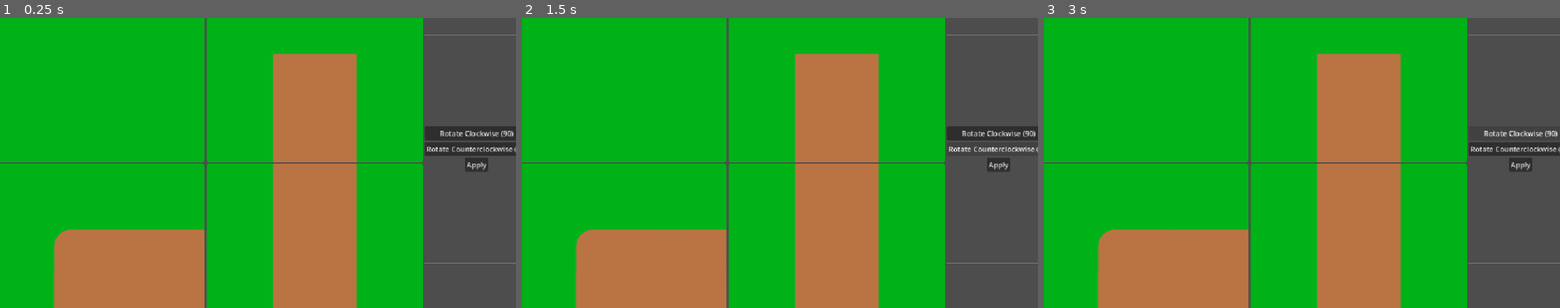
Above: before the commit, frames 1-3 (left to right).
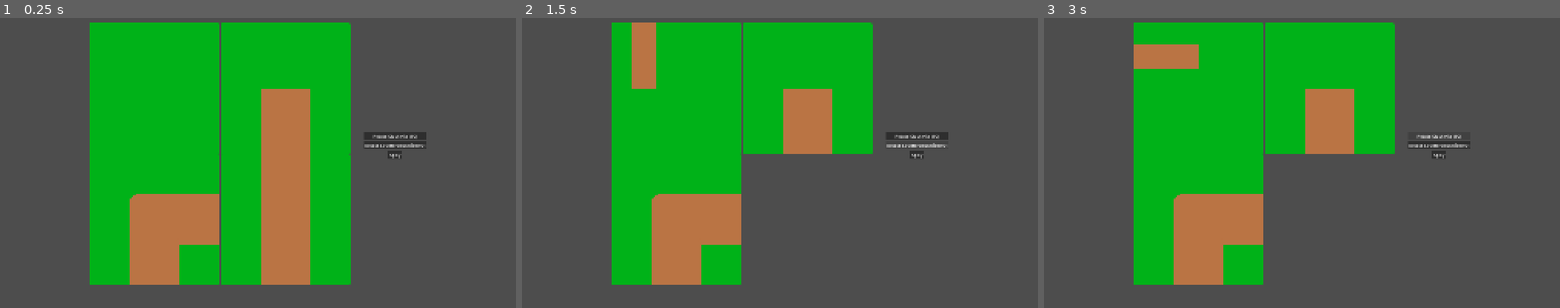
Above: after the commit, the same moments.

Repository: anaissnow/super-serious-spin-to-win
Game: Godot game, scene res://scenes/test_level.tscn
Two runs of this game, one before a commit and one after it. Both use one fixed random seed, a clock stepped at 60 frames per second and the inputs below.
Inputs:
- Up to frame 1 (0.25 s): no input
- Up to frame 2 (1.5 s): click "Rotate Clockwise (90)" at 0.5 s; click "Rotate Counterclockwise (90)" at 1.25 s
- Up to frame 3 (3 s): click "Apply" at 2 s; click "Rotate Clockwise (90)" at 2.75 s

The runs differ from the first frame. In frame 1, 52% of the frame differs, in the area x 0-100%, y 0-100%; in frame 2, 59%; in frame 3, 59%.

Commit message:
rotation code
the rotation code works but the size and position of the tiles need tweaking

Diff:
--- a/rotation-tile-puzzle/project.godot
+++ b/rotation-tile-puzzle/project.godot
@@ -17,6 +17,8 @@
 
 [display]
 
+window/size/viewport_width=1920
+window/size/viewport_height=1080
 window/stretch/mode="canvas_items"
 window/stretch/aspect="expand"
 
--- a/rotation-tile-puzzle/scenes/straight_path.tscn
+++ b/rotation-tile-puzzle/scenes/straight_path.tscn
@@ -1,6 +1,7 @@
 [gd_scene format=3 uid="uid://dj2x3hntauhrq"]
 
 [ext_resource type="Texture2D" uid="uid://lvpefuq7ur2c" path="res://assets/map tiles/straight path.svg" id="1_3wbhj"]
+[ext_resource type="Script" uid="uid://bnjfuxqh86fij" path="res://scripts/straight_path.gd" id="2_w6itl"]
 
 [sub_resource type="Animation" id="Animation_3wbhj"]
 length = 0.001
@@ -77,7 +78,7 @@
 "times": PackedFloat32Array(0),
 "transitions": PackedFloat32Array(1),
 "update": 0,
-"values": [Vector2(0.15, 0.15)]
+"values": [Vector2(0.5, 0.5)]
 }
 
 [sub_resource type="Animation" id="Animation_tgw42"]
@@ -92,7 +93,7 @@
 "times": PackedFloat32Array(0),
 "transitions": PackedFloat32Array(1),
 "update": 0,
-"values": [Vector2(73, -9.536743e-07)]
+"values": [Vector2(242, 0)]
 }
 tracks/1/type = "value"
 tracks/1/imported = false
@@ -116,7 +117,7 @@
 "times": PackedFloat32Array(0),
 "transitions": PackedFloat32Array(1),
 "update": 0,
-"values": [Vector2(0.15, 0.15)]
+"values": [Vector2(0.5, 0.5)]
 }
 
 [sub_resource type="AnimationLibrary" id="AnimationLibrary_l2pkw"]
@@ -131,6 +132,7 @@
 offset_bottom = 484.0
 scale = Vector2(0.5, 0.5)
 texture = ExtResource("1_3wbhj")
+script = ExtResource("2_w6itl")
 
 [node name="AnimationPlayer" type="AnimationPlayer" parent="." unique_id=50617061]
 libraries/ = SubResource("AnimationLibrary_l2pkw")
--- a/rotation-tile-puzzle/scenes/test_level.tscn
+++ b/rotation-tile-puzzle/scenes/test_level.tscn
@@ -6,17 +6,21 @@
 [ext_resource type="PackedScene" uid="uid://c4strr6kxq2su" path="res://scenes/dead_end.tscn" id="4_88ety"]
 [ext_resource type="PackedScene" uid="uid://b20fovuftfcl1" path="res://scenes/grass.tscn" id="5_ahbqi"]
 
+[sub_resource type="StyleBoxEmpty" id="StyleBoxEmpty_tmr53"]
+
 [node name="TestLevel" type="Node" unique_id=366816370]
 script = ExtResource("1_2venv")
 
 [node name="MarginContainer" type="MarginContainer" parent="." unique_id=1517229500]
-anchors_preset = 15
-anchor_right = 1.0
-anchor_bottom = 1.0
-offset_left = -48.5
-offset_top = -182.0
-offset_right = 48.5
-offset_bottom = 182.0
+anchors_preset = 8
+anchor_left = 0.5
+anchor_top = 0.5
+anchor_right = 0.5
+anchor_bottom = 0.5
+offset_left = -960.0
+offset_top = -540.0
+offset_right = 960.0
+offset_bottom = 540.0
 grow_horizontal = 2
 grow_vertical = 2
 theme_override_constants/margin_left = 20
@@ -27,6 +31,7 @@
 [node name="HBoxContainer" type="HBoxContainer" parent="MarginContainer" unique_id=1390426445]
 custom_minimum_size = Vector2(400, 400)
 layout_mode = 2
+theme_override_constants/separation = 50
 alignment = 1
 
 [node name="GridContainer" type="GridContainer" parent="MarginContainer/HBoxContainer" unique_id=1238169624]
@@ -52,6 +57,7 @@
 [node name="HSeparator" type="HSeparator" parent="MarginContainer/HBoxContainer/VBoxContainer" unique_id=280539783]
 layout_mode = 2
 theme_override_constants/separation = 400
+theme_override_styles/separator = SubResource("StyleBoxEmpty_tmr53")
 
 [node name="Rotate clockwise" type="Button" parent="MarginContainer/HBoxContainer/VBoxContainer" unique_id=811067510]
 layout_mode = 2
@@ -69,6 +75,7 @@
 [node name="HSeparator2" type="HSeparator" parent="MarginContainer/HBoxContainer/VBoxContainer" unique_id=1075657149]
 layout_mode = 2
 theme_override_constants/separation = 400
+theme_override_styles/separator = SubResource("StyleBoxEmpty_tmr53")
 
 [connection signal="pressed" from="MarginContainer/HBoxContainer/VBoxContainer/Rotate clockwise" to="." method="_on_rotate_clockwise_pressed"]
 [connection signal="pressed" from="MarginContainer/HBoxContainer/VBoxContainer/Rotate counterclockwise" to="." method="_on_rotate_counterclockwise_pressed"]
--- /dev/null
+++ b/rotation-tile-puzzle/scripts/straight_path.gd
@@ -0,0 +1,15 @@
+extends TextureRect
+
+@onready var animation_player: AnimationPlayer = $AnimationPlayer
+
+func rotate_zero():
+	animation_player.play("rotation 0")
+
+func rotate_ninety():
+	animation_player.play("rotation 90")
+
+func rotate_anticlockwise_zero():
+	animation_player.play_backwards("rotation 0")
+
+func rotate_anticlockwise_ninety():
+	animation_player.play_backwards("rotation 90")
--- a/rotation-tile-puzzle/scripts/test_level.gd
+++ b/rotation-tile-puzzle/scripts/test_level.gd
@@ -1,8 +1,18 @@
 extends Node
+
+@onready var grass: TextureRect = $MarginContainer/HBoxContainer/GridContainer/Grass
+@onready var dead_end: TextureRect = $MarginContainer/HBoxContainer/GridContainer/DeadEnd
+@onready var curved_path: TextureRect = $MarginContainer/HBoxContainer/GridContainer/CurvedPath
+@onready var straight_path: TextureRect = $MarginContainer/HBoxContainer/GridContainer/StraightPath
 
 
 func _on_rotate_clockwise_pressed() -> void:
-	pass # Replace with function body.
+	if straight_path.position.x == 0:
+		if straight_path.has_method("rotate_ninety"):
+			straight_path.rotate_ninety()
+	else:
+		if straight_path.has_method("rotate_zero"):
+			straight_path.rotate_zero()
 
 
 func _on_rotate_counterclockwise_pressed() -> void:
Not shown, added: rotation-tile-puzzle/scripts/straight_path.gd.uid
